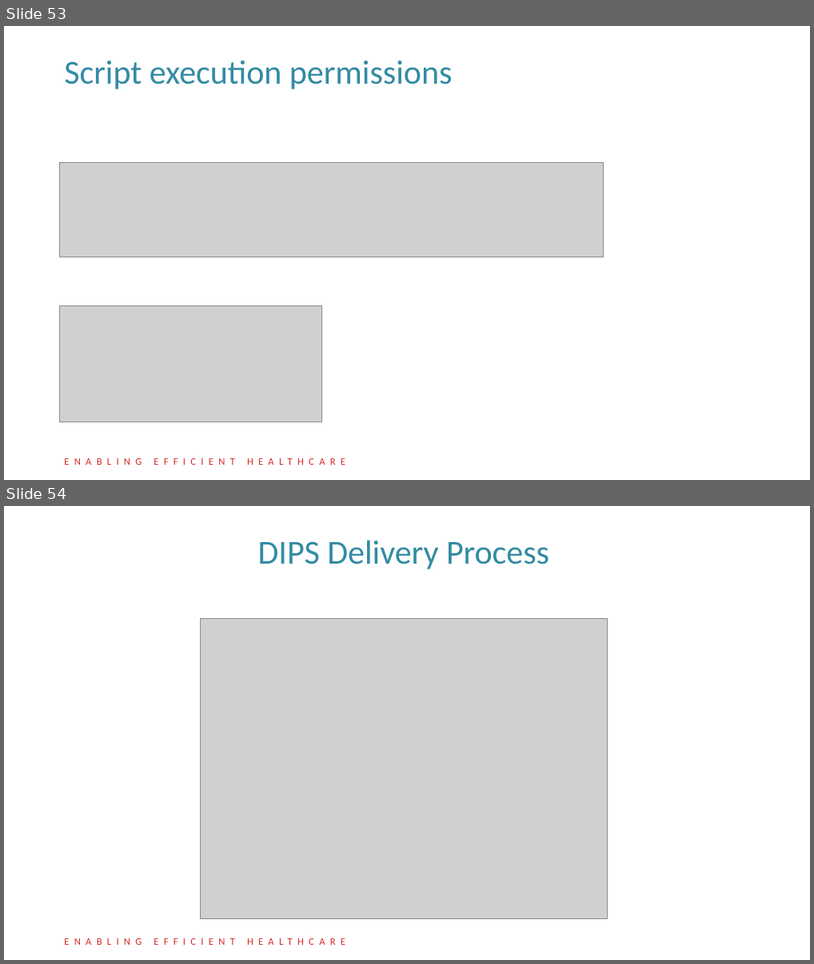
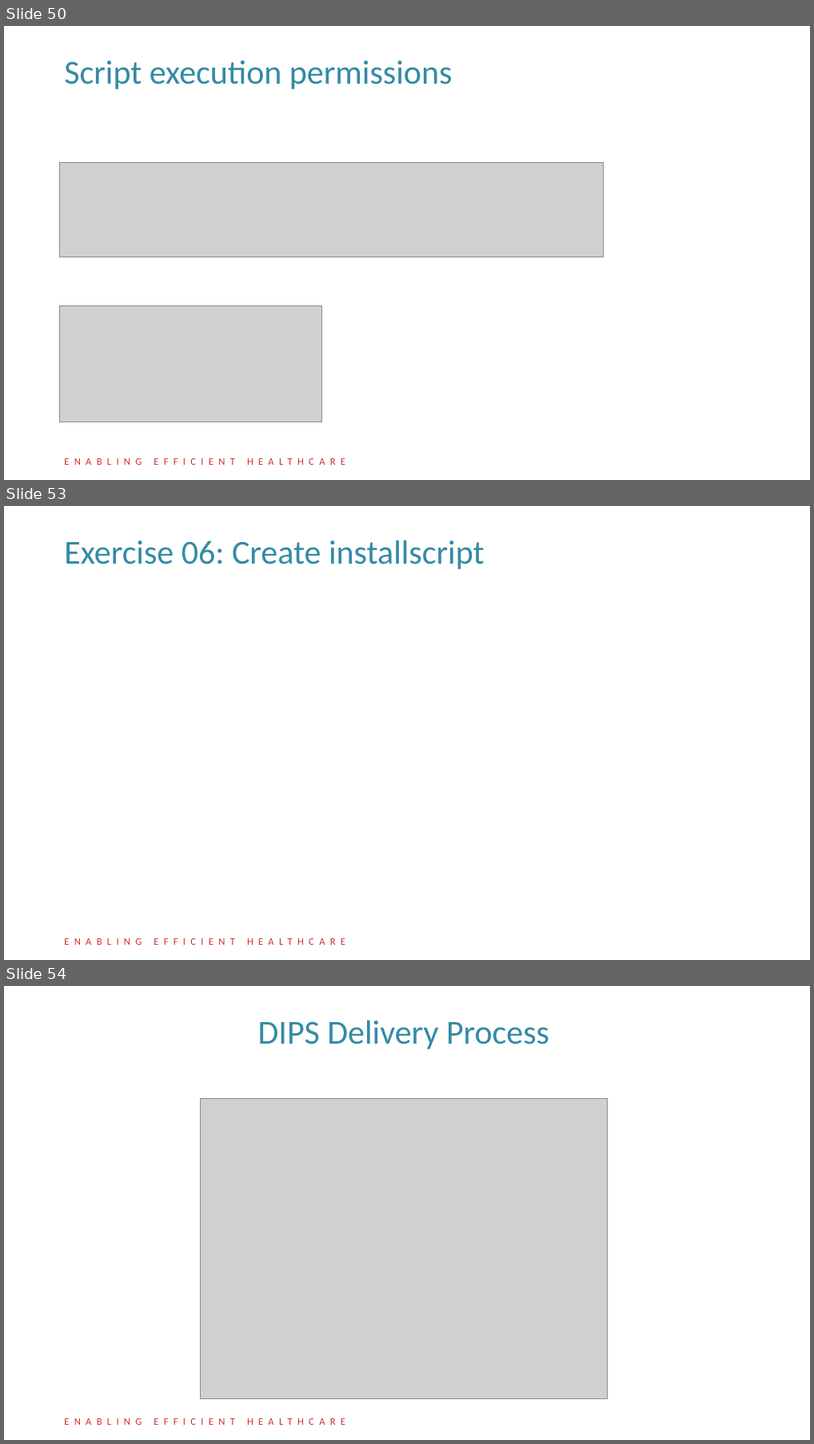
Before and after one commit to DIPSAS/InstallationTech, a slide deck: presentation/InstallationCourse.pptx. Shown one above the other, each under a label of ours: slides 53 and 54 before the commit, slides 50, 53 and 54 after it; the slides between them are not shown. The pictures are 814x964 and 814x1444 pixels, drawn with LibreOffice and Linux fonts; fonts in the diff are those of the drawing; grey boxes stand for pictures; background and template pictures are left out. Boxes give left, top, right and bottom in pixels: in the first picture for what was removed or moved away, otherwise in the second. Text is boxed around its words. In the diff, an @@ line names an element or a change of style, - is before the commit and + after.

Commit message:
updates to exercises

```diff
--- a/presentation/InstallationCourse.pptx
+++ b/presentation/InstallationCourse.pptx
@@ slide 53 added at (x1=4, y1=506, x2=810, y2=960), background #FFFFFF; not listed: 1 template element that a slide beside it also shows @@
@@ title added at (x1=64, y1=540, x2=485, y2=569), 40 pt, text #338BA4 @@
+Exercise 06: Create installscript
@@ what was slide 53 is now slide 50 @@
```
Also in this commit, not shown: 4 slides changed, 1 slide removed, 3 other files.
